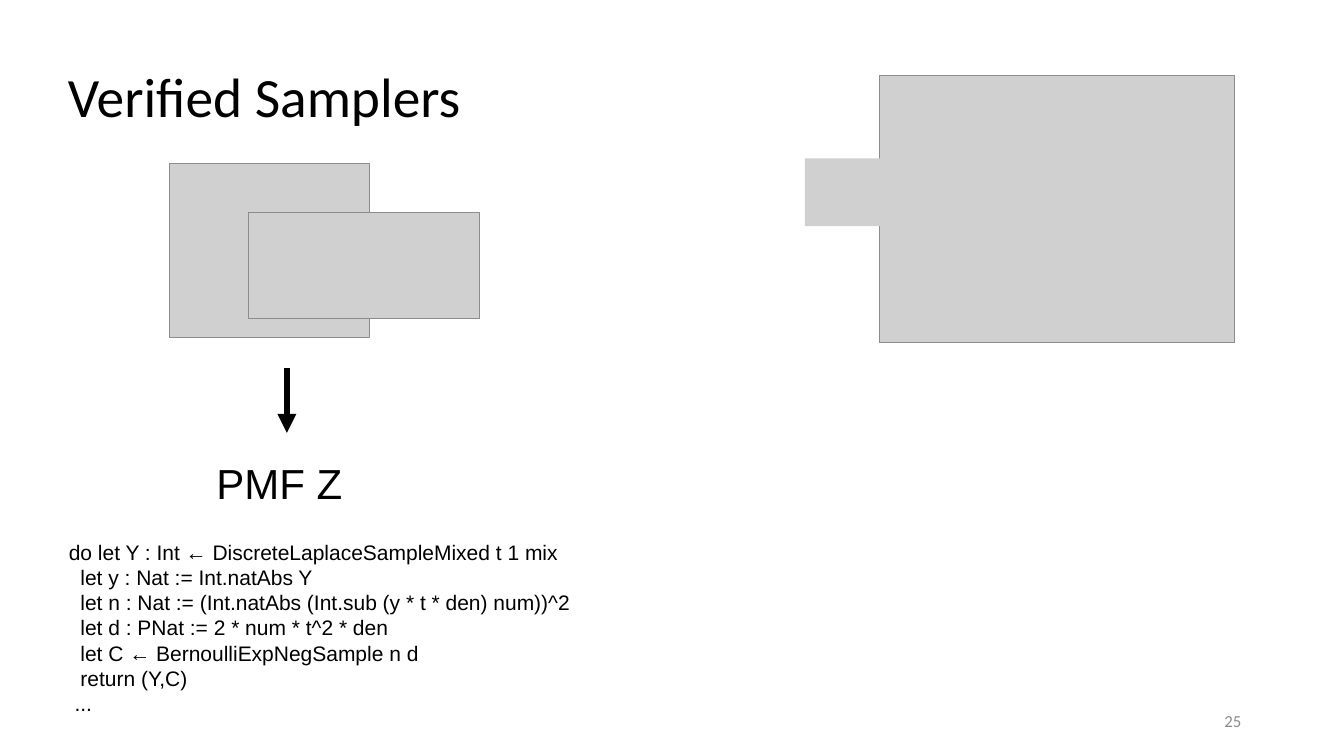
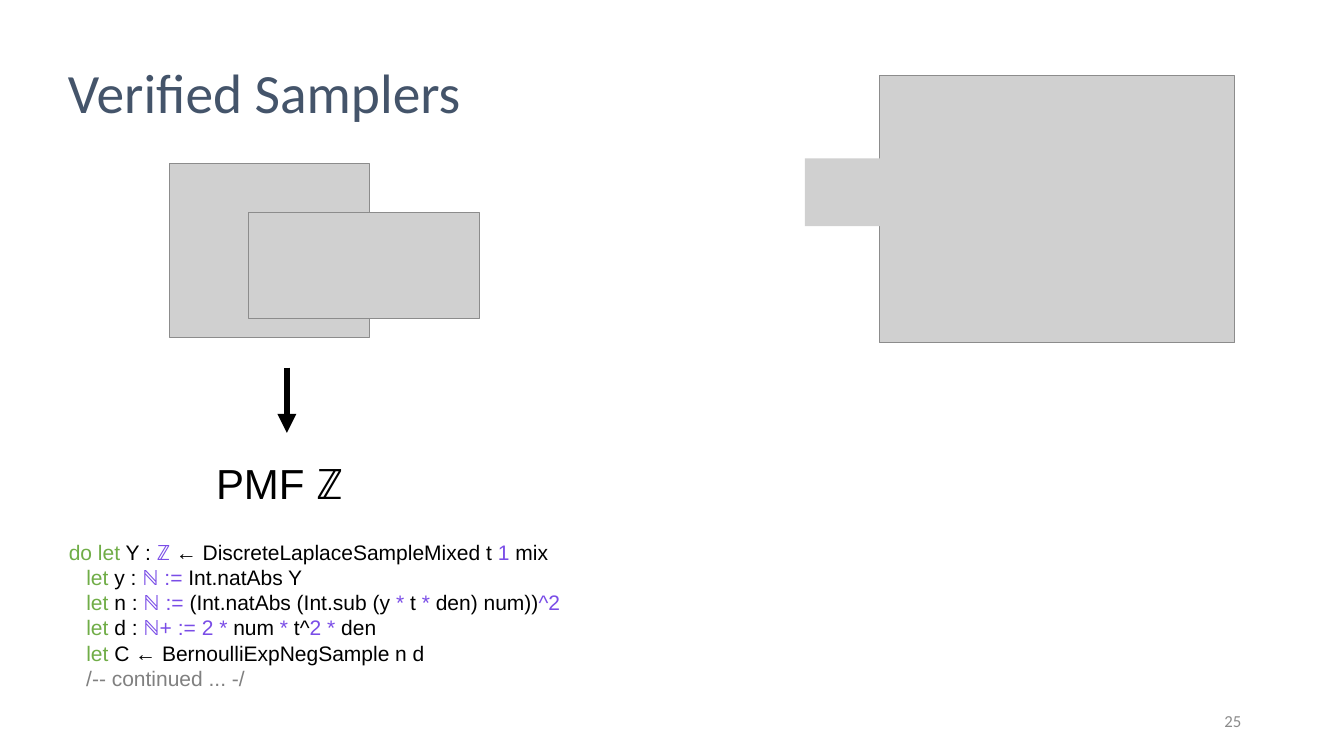
Before and after one commit to markusdemedeiros/markusdemedeiros.github.io, a slide deck: slide 25 of PLDI25 SampCert.pptx. Drawn at 1344x756 pixels with LibreOffice and Linux fonts; fonts in the diff are those of the drawing; grey boxes stand for pictures; background and template pictures are left out. Boxes give left, top, right and bottom in pixels: in the first picture for what was removed or moved away, otherwise in the second. Text is boxed around its words. In the diff, an @@ line names an element or a change of style, - is before the commit and + after.

```diff
--- a/PLDI25 SampCert.pptx
+++ b/PLDI25 SampCert.pptx
@@ text "Verified Samplers" at bbox=[68, 74, 461, 122]: text colour #000000 to #44546A; line spacing 0.9 to 0.7 @@
@@ text at bbox=[216, 469, 342, 499]: text changed @@
-PMF Z
+PMF ℤ
@@ text at bbox=[69, 544, 560, 636]: text changed @@
-do let Y : Int ← DiscreteLaplaceSampleMixed t 1 mix
-let y : Nat := Int.natAbs Y
-let n : Nat := (Int.natAbs (Int.sub (y * t * den) num))^2
-let d : PNat := 2 * num * t^2 * den
+do let Y : ℤ ← DiscreteLaplaceSampleMixed t 1 mix
+let y : ℕ := Int.natAbs Y
+let n : ℕ := (Int.natAbs (Int.sub (y * t * den) num))^2
+let d : ℕ+ := 2 * num * t^2 * den
@@ text at bbox=[86, 645, 425, 665]: text colour #000000 to #70AD47 in "let" @@
@@ text at bbox=[112, 671, 203, 686]: text changed; text colour #000000 to #808080 @@
-return (Y,C)
-...
+/-- continued ... -/
```
Also in this commit, not shown: 44 other slides changed, 1 slide added.
